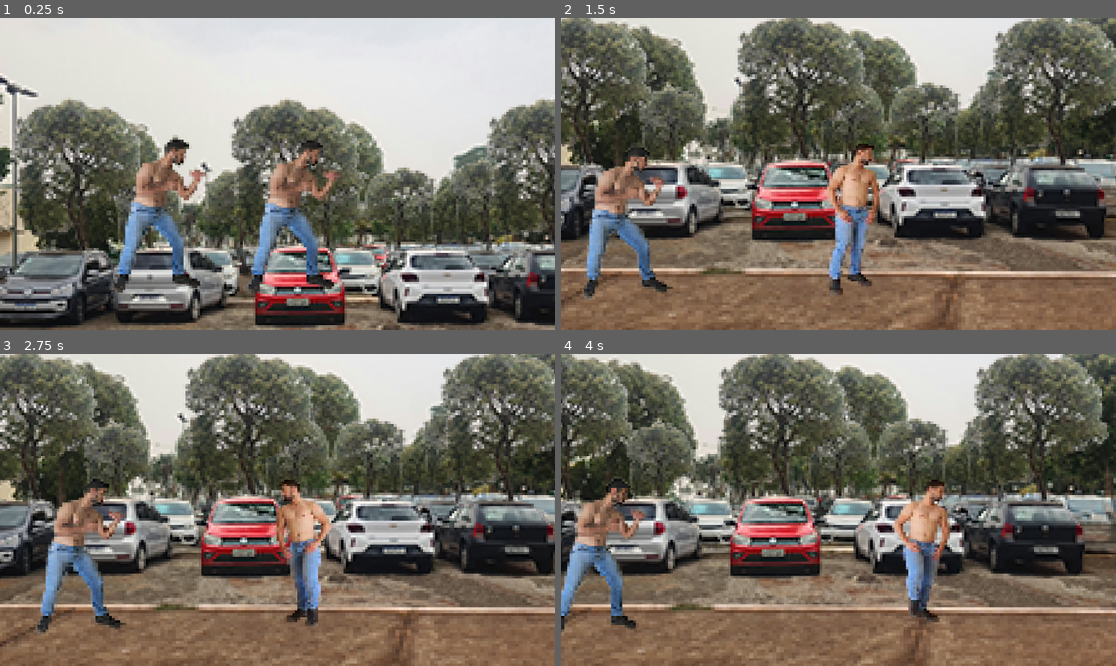
Above: before the commit, frames 1-4 (two rows, left to right).
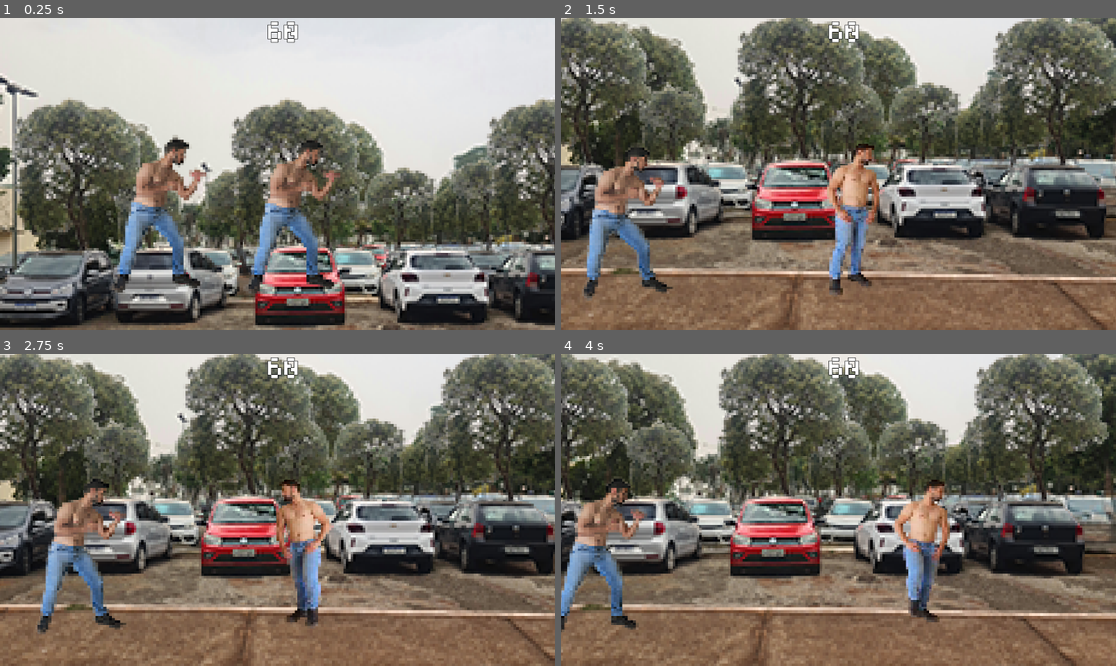
Above: after the commit, the same moments.

Repository: PHGomides/Desenvolvimento_UFcJ
Game: Godot game, scene res://prefer/world.tscn
The game is run twice, just before and just after one commit, with the same random seed, the same clock (stepped at 60 frames per second) and the same inputs.
Inputs:
- Up to frame 1 (0.25 s): no input
- Up to frame 2 (1.5 s): hold Right (ui_right) from 0.53 s (still down)
- Up to frame 3 (2.75 s): release Right (ui_right) at 2.03 s; hold Left (ui_left) from 2.03 s (still down)
- Up to frame 4 (4 s): release Left (ui_left) at 2.78 s; hold Right (ui_right) from 2.78 s (still down)

The runs differ from the first frame. In frame 1, 0.2% of the frame differs, in the area x 48-54%, y 1-9%; in frame 2, 4.9%; in frame 3, 4.8%; in frame 4, 5.1%, in the area x 0-100%, y 1-100%.

Commit message:
Adicionando HUB (Tempo)

Diff:
--- a/game/Cenas/player.tscn
+++ b/game/Cenas/player.tscn
@@ -1,6 +1,6 @@
 [gd_scene load_steps=74 format=3 uid="uid://bqe2va7eeqr7s"]
 
-[ext_resource type="Script" path="res://Scripts/player.gd" id="1_o6lrx"]
+[ext_resource type="Script" path="res://Scripts/player_1.gd" id="1_o6lrx"]
 [ext_resource type="Texture2D" uid="uid://dq64vuan350t1" path="res://Assests/Michel Sprites Pronto/Michel especial/_0000s_0010_1.png" id="2_mloxx"]
 [ext_resource type="Texture2D" uid="uid://c51p20bsmgynd" path="res://Assests/Michel Sprites Pronto/Michel especial/_0000s_0009_2.png" id="3_5sx22"]
 [ext_resource type="Texture2D" uid="uid://ce3k0x6jnxgho" path="res://Assests/Michel Sprites Pronto/Michel especial/_0000s_0008_3.png" id="4_kjnro"]
--- /dev/null
+++ b/game/Scripts/Global.gd
@@ -0,0 +1,14 @@
+extends Node
+
+var tempo := 60
+var vida_player1 := 200
+var vida_player2 := 200
+
+# Called when the node enters the scene tree for the first time.
+func _ready() -> void:
+	pass # Replace with function body.
+
+
+# Called every frame. 'delta' is the elapsed time since the previous frame.
+func _process(delta: float) -> void:
+	pass
--- a/game/prefer/world.tscn
+++ b/game/prefer/world.tscn
@@ -8,25 +8,19 @@
 [ext_resource type="Texture2D" uid="uid://bwn4f7nlitoc6" path="res://Assests/MapaEstacionamento/_0002_carros-atrás.png" id="6_7vs72"]
 [ext_resource type="Texture2D" uid="uid://c5ddbmv36feig" path="res://Assests/MapaEstacionamento/_0001_arvores.png" id="7_vdybe"]
 [ext_resource type="Texture2D" uid="uid://hqvgmeir6nqv" path="res://Assests/MapaEstacionamento/_0000_carros-frente.png" id="8_2vacx"]
-
-[sub_resource type="RectangleShape2D" id="RectangleShape2D_i8oae"]
-size = Vector2(491.5, 1138)
+[ext_resource type="FontFile" uid="uid://bqwgr17t7eieq" path="res://Assests/Fontes/RevMiniPixel.ttf" id="9_6viyd"]
 
 [sub_resource type="RectangleShape2D" id="RectangleShape2D_3pt8k"]
 size = Vector2(74, 992)
 
 [sub_resource type="RectangleShape2D" id="RectangleShape2D_oof4l"]
-size = Vector2(2393, 128)
+size = Vector2(1727, 128)
 
 [node name="world" type="Node2D"]
 position = Vector2(20, 123)
 
 [node name="StaticBody2D3" type="StaticBody2D" parent="."]
 position = Vector2(-222, 11)
-
-[node name="CollisionShape2D" type="CollisionShape2D" parent="StaticBody2D3"]
-position = Vector2(2102, 435)
-shape = SubResource("RectangleShape2D_i8oae")
 
 [node name="StaticBody2D2" type="StaticBody2D" parent="."]
 position = Vector2(-234, -77)
@@ -35,15 +29,19 @@
 position = Vector2(117, 465)
 shape = SubResource("RectangleShape2D_3pt8k")
 
+[node name="CollisionShape2D" type="CollisionShape2D" parent="StaticBody2D2/CollisionShape2D"]
+position = Vector2(1789, 1)
+shape = SubResource("RectangleShape2D_3pt8k")
+
 [node name="StaticBody2D" type="StaticBody2D" parent="."]
 
-[node name="Sprite2D" type="Sprite2D" parent="StaticBody2D"]
-position = Vector2(1187, 773)
-scale = Vector2(1.60067, 1.17258)
+[node name="Chão" type="Sprite2D" parent="StaticBody2D"]
+position = Vector2(855.249, 773)
+scale = Vector2(1.15834, 1.17258)
 texture = ExtResource("1_q68sy")
 
 [node name="CollisionShape2D" type="CollisionShape2D" parent="StaticBody2D"]
-position = Vector2(1191.5, 796)
+position = Vector2(858.5, 796)
 shape = SubResource("RectangleShape2D_oof4l")
 
 [node name="player" parent="." instance=ExtResource("2_if2qb")]
@@ -60,7 +58,7 @@
 position = Vector2(-237, 101)
 motion_scale = Vector2(0.3, 1)
 
-[node name="Sprite2D" type="Sprite2D" parent="Background/05"]
+[node name="Fundo05" type="Sprite2D" parent="Background/05"]
 position = Vector2(1001, 461)
 texture = ExtResource("4_hx6wh")
 
@@ -69,7 +67,7 @@
 position = Vector2(-237, 101)
 motion_scale = Vector2(0.4, 1)
 
-[node name="Sprite2D" type="Sprite2D" parent="Background/04"]
+[node name="Fundo04" type="Sprite2D" parent="Background/04"]
 position = Vector2(976, 439)
 texture = ExtResource("5_0467r")
 
@@ -78,7 +76,7 @@
 position = Vector2(-237, 101)
 motion_scale = Vector2(0.5, 1)
 
-[node name="Sprite2D" type="Sprite2D" parent="Background/03"]
+[node name="Fundo03" type="Sprite2D" parent="Background/03"]
 position = Vector2(984, 551)
 texture = ExtResource("6_7vs72")
 
@@ -87,7 +85,7 @@
 position = Vector2(277, 771)
 motion_scale = Vector2(0.6, 1)
 
-[node name="Sprite2D" type="Sprite2D" parent="Background/02"]
+[node name="Fundo02" type="Sprite2D" parent="Background/02"]
 position = Vector2(495, -272)
 texture = ExtResource("7_vdybe")
 
@@ -99,3 +97,36 @@
 [node name="Sprite2D" type="Sprite2D" parent="Background/09"]
 position = Vector2(998, 677)
 texture = ExtResource("8_2vacx")
+
+[node name="HUD" type="CanvasLayer" parent="."]
+
+[node name="control" type="Control" parent="HUD"]
+layout_mode = 3
+anchors_preset = 5
+anchor_left = 0.5
+anchor_right = 0.5
+offset_left = -20.0
+offset_right = 20.0
+offset_bottom = 40.0
+grow_horizontal = 2
+size_flags_horizontal = 4
+
+[node name="MarginContainer" type="MarginContainer" parent="HUD/control"]
+layout_mode = 0
+offset_right = 40.0
+offset_bottom = 40.0
+theme_override_constants/margin_left = 0
+theme_override_constants/margin_top = 8
+
+[node name="Tempo_container" type="HBoxContainer" parent="HUD/control/MarginContainer"]
+layout_mode = 2
+
+[node name="Tempo_label" type="Label" parent="HUD/control/MarginContainer/Tempo_container"]
+layout_mode = 2
+size_flags_horizontal = 4
+theme_override_colors/font_outline_color = Color(0, 0, 0, 1)
+theme_override_constants/outline_size = 4
+theme_override_fonts/font = ExtResource("9_6viyd")
+theme_override_font_sizes/font_size = 55
+text = "60
+"
--- a/game/project.godot
+++ b/game/project.godot
@@ -14,6 +14,10 @@
 run/main_scene="res://prefer/world.tscn"
 config/features=PackedStringArray("4.3", "Forward Plus")
 config/icon="res://icon.svg"
+
+[autoload]
+
+Global="*res://Scripts/Global.gd"
 
 [input]
 
Binary file added: game/Assests/Fontes/RevMiniPixel.ttf
Not shown, added: game/Assests/Fontes/RevMiniPixel.ttf.import
Binary file removed: game/Assests/Mini FX, Items & UI/Common Pick-ups/Coin (16 x 16).png
Not shown, removed: game/Assests/Mini FX, Items & UI/Common Pick-ups/Coin (16 x 16).png.import
Binary file removed: game/Assests/Mini FX, Items & UI/Common Pick-ups/Health_Kit (16 x 16).png
Not shown, removed: game/Assests/Mini FX, Items & UI/Common Pick-ups/Health_Kit (16 x 16).png.import
Binary file removed: game/Assests/Mini FX, Items & UI/Common Pick-ups/Heart_Spin (16 x 16).png
Not shown, removed: game/Assests/Mini FX, Items & UI/Common Pick-ups/Heart_Spin (16 x 16).png.import
Binary file removed: game/Assests/Mini FX, Items & UI/Common Pick-ups/Small_Coin (16 x 16).png
Not shown, removed: game/Assests/Mini FX, Items & UI/Common Pick-ups/Small_Coin (16 x 16).png.import
Binary file removed: game/Assests/Mini FX, Items & UI/Common Pick-ups/Treasure_Chest (32 x 16).png
Not shown, removed: game/Assests/Mini FX, Items & UI/Common Pick-ups/Treasure_Chest (32 x 16).png.import
(and 204 more such lines)
